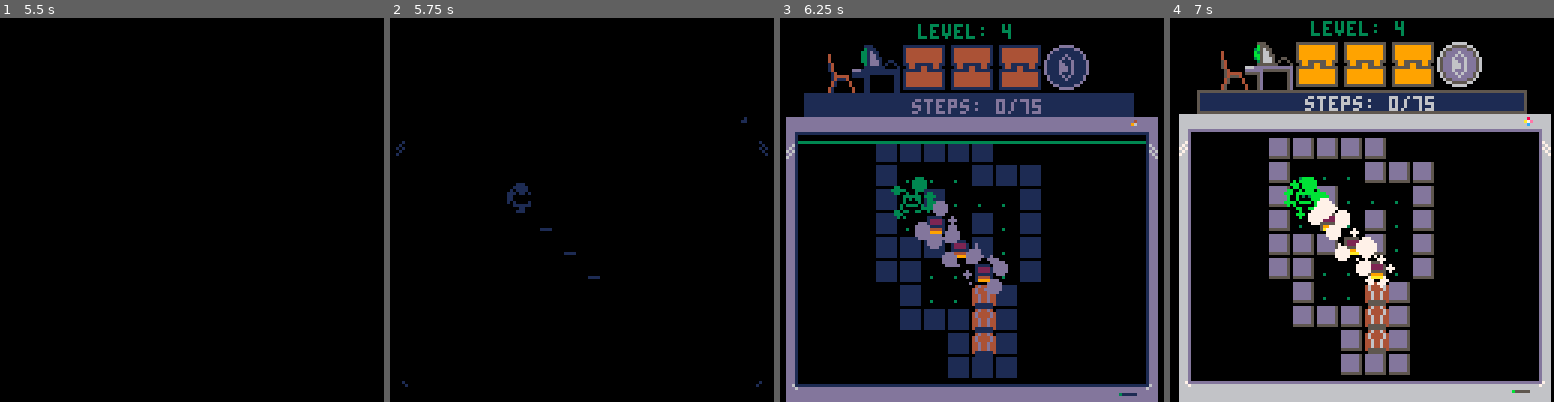
Above: before the commit, frames 1-4 (left to right).
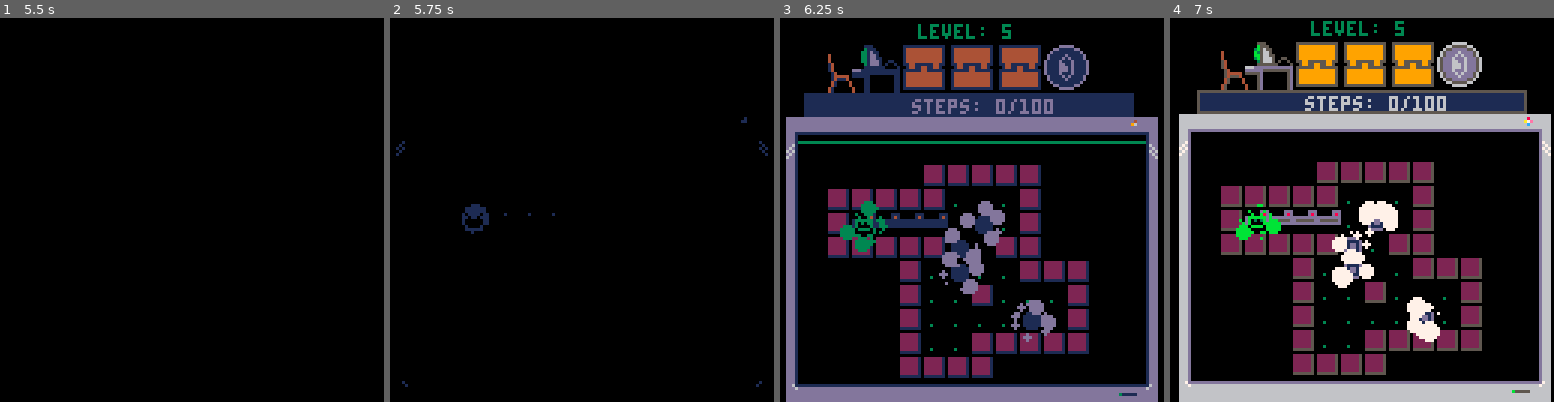
Above: after the commit, the same moments.

Repository: jacobneal65/sokovirus-pico8
Game: PICO-8 cartridge mysoko.p8
The game is run twice, just before and just after one commit, with the same random seed, the same clock (stepped at 60 frames per second) and the same inputs.
Inputs:
- Up to frame 1 (5.5 s): tap X (X key) at 0.33, 1.07, 1.85, 2.97, 4.08, 5.2 s; tap O (Z key) at 0.7, 1.7, 2.1, 2.5, 2.9, 3.3, 3.7, 4.1, 4.5, 4.9, 5.3 s; hold Right 1.6-2.1 s; hold Up 2.15-2.42 s; hold Right 2.47-3.03 s; hold Left 3.08-3.58 s; hold Down 3.63-3.97 s; hold Right 4.02-4.68 s; hold Up 4.73-5.03 s; hold Left from 5.08 s (still down)
- Up to frame 2 (5.75 s): release Left at 5.68 s; tap O (Z key) at 5.7 s; hold Down from 5.73 s (still down)
- Up to frame 3 (6.25 s): release Down at 6.03 s; hold Right from 6.08 s (still down); tap O (Z key) at 6.1 s
- Up to frame 4 (7 s): tap X (X key) at 6.32 s; tap O (Z key) at 6.5, 6.9 s; release Right at 6.58 s; hold Right from 6.63 s (still down)

Frame 1 is identical in both runs. In frame 2, 0.6% of the frame differs, in the area x 18-55%, y 42-68%; in frame 3, 18%; in frame 4, 19%, in the area x 13-82%, y 0-93%.

Commit message:
Sokovirus first version

Diff:
--- a/mysoko.p8
+++ b/mysoko.p8
@@ -1,11 +1,16 @@
 pico-8 cartridge // http://www.pico-8.com
 version 41
 __lua__
+-- soko virus
+-- by olivander65
+
 --init & stargame
 
---sprite flags
---0:wall
---1:
+--i hope you enjoy the game! 🐱
+--the code was edited with an
+--external editor near the end,
+--so i don't promise it is
+--organized well
 
 --blank desktop=(102*8,16*8)
 
@@ -1062,7 +1067,7 @@
 
 function upd_wait_for_particle()
 	if #part <= 0 then
-		level=4-- (used for debuging)
+		--level=4-- (used for debuging)
 		init_level()
 		fadeout()
 	end
Not shown, changed: 130 lines of the sprite sheet (__gfx__) section of mysoko.p8
Not shown, changed: the thumbnail (__label__) section of mysoko.p8
Not shown, added: sokovirus.bin/sokovirus.app/Contents/Frameworks/SDL2.framework/Frameworks/hidapi.framework/Versions/A/Resources/AUTHORS.txt
Not shown, added: sokovirus.bin/sokovirus.app/Contents/Frameworks/SDL2.framework/Frameworks/hidapi.framework/Versions/A/Resources/LICENSE.txt
Not shown, added: sokovirus.bin/sokovirus.app/Contents/Frameworks/SDL2.framework/Resources/License.txt
Not shown, added: sokovirus.bin/sokovirus.app/Contents/Frameworks/SDL2.framework/Resources/ReadMe.txt
Not shown, added: sokovirus.bin/sokovirus.app/Contents/Frameworks/SDL2.framework/Versions/A/Frameworks/hidapi.framework/Versions/A/Resources/AUTHORS.txt
Not shown, added: sokovirus.bin/sokovirus.app/Contents/Frameworks/SDL2.framework/Versions/A/Frameworks/hidapi.framework/Versions/A/Resources/LICENSE.txt
Not shown, added: sokovirus.bin/sokovirus.app/Contents/Frameworks/SDL2.framework/Versions/A/Resources/License.txt
Not shown, added: sokovirus.bin/sokovirus.app/Contents/Frameworks/SDL2.framework/Versions/A/Resources/ReadMe.txt
Not shown, added: sokovirus.bin/sokovirus.app/Contents/Frameworks/SDL2.framework/Versions/Current/Frameworks/hidapi.framework/Versions/A/Resources/AUTHORS.txt
Not shown, added: sokovirus.bin/sokovirus.app/Contents/Frameworks/SDL2.framework/Versions/Current/Frameworks/hidapi.framework/Versions/A/Resources/LICENSE.txt
(and 194 more such lines)
